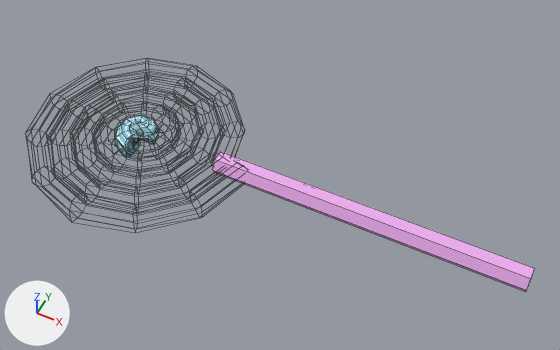
Two versions of the FBX model Assets/Models/LizakZielony.fbx, one commit apart.
Rendered twice from a 50 mm lens placed at (3.66, -4.27, 5.48), pointed at (1.49, 0.07, 0.06). Lighting does not change. The marker at lower left points along +X, +Y and +Z. Mesh edges are drawn as thin lines. Where no turn or scale is listed for an object, it has been applied to the vertices.

Before the edit, the objects in view are built like this:
```python
me_spiral_002 = bpy.data.meshes.new('Spiral.002')
me_spiral_002.from_pydata(...)  # 615 vertices, 600 faces; spans x -1.13..3.89, y -1.18..1.06, z -0.14..0.14
# faces by material slot: [592, 8]
me_spiral_002.materials.append(mat_material_010)  # picture img_laskaniebieska_png
me_spiral_002.materials.append(mat_material_011)  # pink #efaef1
ob_lizakzielony = bpy.data.objects.new('LizakZielony', me_spiral_002)
ob_lizakzielony.location = (0.0, 0.0, 0.0)
```
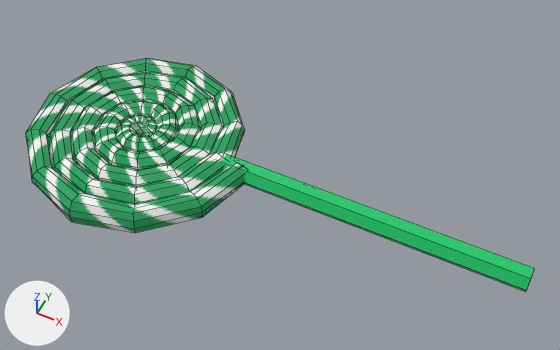
Where the change shows, as pixel boxes (x1, y1, x2, y2) in the pictures (560 x 350 px):
part 1 of me_spiral_002, recoloured
    before: (114, 115, 160, 158)
    after: (26, 58, 245, 233)
part 2 of me_spiral_002, recoloured (pink to green)
    both: (220, 154, 535, 292)

Patch to the scene script:
```diff
--- a/Assets/Models/LizakZielony.fbx.py
+++ b/Assets/Models/LizakZielony.fbx.py
@@ img_lizakzielony_png @@
+img_lizakzielony_png = load_image('LizakZielony.png', '_unpacked/LizakZielony.png', 1024, 1024, 'sRGB')
@@ mat_material_028 @@
+mat_material_028 = principled_material('Material.028')
+mat_material_028.base_color = (0.00744, 0.59, 0.15)  # green #15ca6c
@@ mat_material_029 @@
+mat_material_029 = principled_material('Material.029')
+mat_material_029.texture = img_lizakzielony_png  # with its transparency
+mat_material_029.roughness = 0.127
@@ me_spiral_002 @@
 me_spiral_002.from_pydata(...)  # 615 vertices, 600 faces; spans x -1.13..3.89, y -1.18..1.06, z -0.14..0.14
 # used by ob_lizakzielony; location = (0.0, 0.0, 0.0)
+# me_spiral_002 part 1: all 592 faces that had it switch from mat_material_010 (picture img_laskaniebieska_png) to mat_material_029 (picture img_lizakzielony_png)
+# me_spiral_002 part 2: all 8 faces that had it switch from mat_material_011 (pink #efaef1) to mat_material_028 (green #15ca6c)
```
